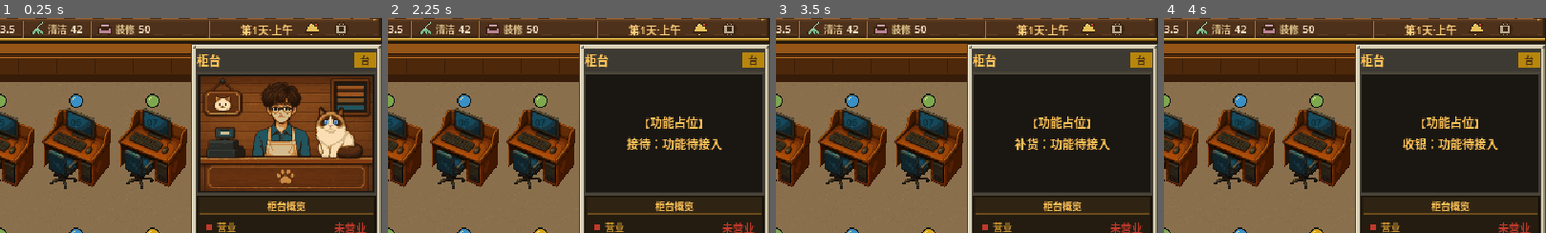
Above: before the commit, frames 1-4 (left to right).
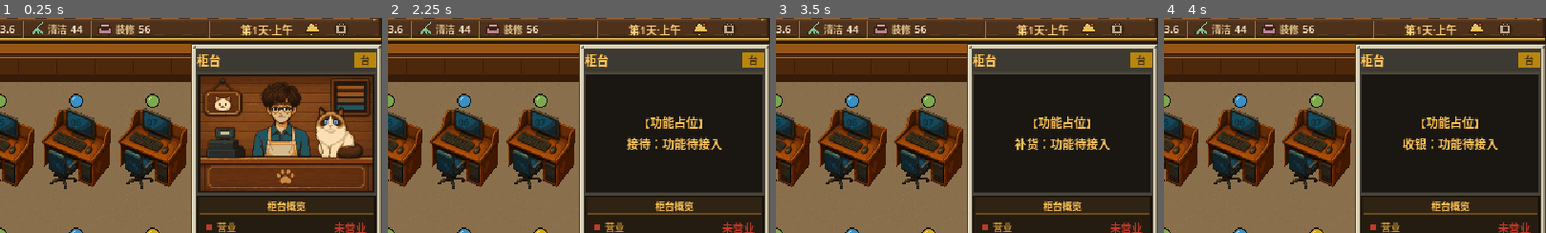
Above: after the commit, the same moments.

Repository: knightmiao/internet-cafe-godot
Game: Godot game, scene res://scenes/main.tscn
Same seed, same stepped clock (60 frames per second), same inputs: the game is played once before the commit and once after it.
Inputs:
- Up to frame 1 (0.25 s): no input
- Up to frame 2 (2.25 s): click "开店" at 0.5 s; click "打烊" at 1.25 s; click "接待" at 2 s
- Up to frame 3 (3.5 s): click "补货" at 2.75 s
- Up to frame 4 (4 s): click "收银" at 3.5 s
The pictures show only the part of the screen within x 50-100%, y 1-51%; the shares and areas given below are measured in that part.

The runs differ from the first frame. In frame 1, less than 0.1% of the frame differs, in the area x 2-40%, y 3-8%; in frame 2, less than 0.1%; in frame 3, less than 0.1%; in frame 4, less than 0.1%.

Commit message:
接入右栏装修目录与经营反馈
升级模块进入槽位预览，右栏可轮播兼容项目并处理购买、安装、等级、资金和区域锁定状态，安装后同步余额与经营属性。

Co-authored-by: Cursor <cursoragent@cursor.com>

Diff:
--- a/godot/scripts/main.gd
+++ b/godot/scripts/main.gd
@@ -42,6 +42,10 @@
 	"area_preview": "preview",
 	"area_plan": "plan",
 	"area_requirements": "lock",
+	"decor_prev": "plan",
+	"decor_buy_install": "cash",
+	"decor_next": "details",
+	"decor_exit": "remove",
 }
 
 @onready var topbar: PanelContainer = $TopBar
@@ -56,6 +60,10 @@
 var elapsed: float = 0.0
 var selected_kind := "counter"
 var selected_index := -1
+var player_level := 3
+var selected_decor_slot := -1
+var selected_decor_cursor := 0
+var selected_decor_options: Array = []
 
 var title_label: Label
 var badge_label: Label
@@ -104,6 +112,8 @@
 			_show_shelf()
 		"locked":
 			_show_locked("电竞高配区", "成长期装修解锁\n8～12 台 · 单价 +1～2 元/时")
+		"decor_slot":
+			_show_decor_slot(id)
 		_:
 			_show_facility(zone, state)
 
@@ -448,6 +458,114 @@
 	])
 
 
+func _show_decor_slot(slot_index: int, keep_cursor := false) -> void:
+	var slot := stage_controller.get_decor_slot(slot_index)
+	if slot == null:
+		return
+	selected_kind = "decor"
+	selected_index = slot_index
+	selected_decor_slot = slot_index
+	selected_decor_options = stage_controller.get_compatible_decor(slot_index)
+	if selected_decor_options.is_empty():
+		_show_placeholder("该槽位暂无兼容装修")
+		return
+	if not keep_cursor:
+		selected_decor_cursor = 0
+		for i in range(selected_decor_options.size()):
+			if str(selected_decor_options[i]["id"]) == slot.decor_id:
+				selected_decor_cursor = i
+				break
+	selected_decor_cursor = posmod(selected_decor_cursor, selected_decor_options.size())
+	var item: Dictionary = selected_decor_options[selected_decor_cursor]
+	var bonuses: Dictionary = item["bonuses"]
+	var item_id := str(item["id"])
+	title_label.text = str(item["name"])
+	badge_label.text = "装"
+	portrait_texture.texture = load(str(item["portrait"]))
+	portrait_texture.visible = true
+	portrait_label.visible = false
+	_set_overview("%s · %d/%d" % [
+		_slot_type_name(slot.slot_type),
+		selected_decor_cursor + 1,
+		selected_decor_options.size(),
+	], [
+		{"key": "价格", "value": "¥%d" % int(item["price"])},
+		{"key": "装/舒/洁", "value": "+%d/+%d/+%d" % [
+			int(bonuses["decor"]), int(bonuses["comfort"]), int(bonuses["clean"])
+		]},
+		{"key": "声誉/客流", "value": "+%d / +%d" % [
+			int(bonuses["reputation"]), int(bonuses["traffic"])
+		]},
+	])
+	var installed := slot.decor_id == item_id
+	var owned := stage_controller.is_decor_owned(item_id)
+	var block_reason := stage_controller.decor_install_block_reason(
+		slot_index, item_id, player_level
+	)
+	var action_label := "已安装"
+	var action_enabled := false
+	if not block_reason.is_empty():
+		action_label = block_reason
+	elif not installed and owned:
+		action_label = "安装"
+		action_enabled = true
+	elif not installed and money >= float(item["price"]):
+		action_label = "购买 ¥%d" % int(item["price"])
+		action_enabled = true
+	elif not installed:
+		action_label = "资金不足"
+	_set_actions([
+		_action("decor_prev", "上一项"),
+		_action("decor_buy_install", action_label, action_enabled),
+		_action("decor_next", "下一项"),
+		_action("decor_exit", "退出"),
+	])
+
+
+func _slot_type_name(slot_type: String) -> String:
+	match slot_type:
+		"zone_skin":
+			return "区域主题"
+		"service":
+			return "服务升级"
+		"wall":
+			return "墙面装饰"
+		"utility":
+			return "功能设施"
+		_:
+			return "落地装修"
+
+
+func _cycle_decor(step: int) -> void:
+	if selected_decor_options.is_empty():
+		return
+	selected_decor_cursor = posmod(
+		selected_decor_cursor + step, selected_decor_options.size()
+	)
+	_show_decor_slot(selected_decor_slot, true)
+
+
+func _buy_or_install_decor() -> void:
+	if selected_decor_options.is_empty():
+		return
+	var slot := stage_controller.get_decor_slot(selected_decor_slot)
+	var item: Dictionary = selected_decor_options[selected_decor_cursor]
+	var item_id := str(item["id"])
+	if not stage_controller.decor_install_block_reason(
+		selected_decor_slot, item_id, player_level
+	).is_empty():
+		return
+	if not stage_controller.is_decor_owned(item_id):
+		var price := float(item["price"])
+		if money < price:
+			return
+		money -= price
+		stage_controller.mark_decor_owned(item_id)
+	stage_controller.install_decor(slot.slot_id, item_id)
+	_show_decor_slot(selected_decor_slot, true)
+	_update_topbar()
+
+
 func _set_overview(title: String, rows: Array) -> void:
 	overview_title.text = title
 	var row_h := 22 if rows.size() <= 2 else 14
@@ -507,16 +625,24 @@
 		"toggle_shop":
 			is_open = not is_open
 			_show_counter()
+		"decor_prev":
+			_cycle_decor(-1)
+		"decor_buy_install":
+			_buy_or_install_decor()
+		"decor_next":
+			_cycle_decor(1)
+		"decor_exit":
+			stage_controller.set_decor_preview(false)
+			_show_counter()
 		_:
 			_show_placeholder("%s：功能待接入" % action_buttons[index].text)
 
 
 func _open_module(module_id: String, module_name: String) -> void:
 	if module_id == "upgrade":
-		stage_controller.toggle_decor_preview()
+		stage_controller.set_decor_preview(true)
 		_show_placeholder(
-			"装修槽位已%s\n青色虚线为可升级位置"
-			% ("显示" if stage_controller.decor_preview else "隐藏")
+			"选择青色装修槽位\n红色槽位可预览但未解锁"
 		)
 		return
 	_show_placeholder("%s模块待接入\nID: %s" % [module_name, module_id])
@@ -550,9 +676,10 @@
 	topbar.set_money(money)
 	topbar.set_pc(_online_count(), pc_nodes.size())
 	topbar.set_customers(stage_controller.customer_data.size())
-	topbar.set_reputation(3.5)
-	topbar.set_clean(42)
-	topbar.set_decor(50)
+	var bonuses: Dictionary = stage_controller.business_bonuses
+	topbar.set_reputation(3.5 + float(bonuses["reputation"]) * 0.05)
+	topbar.set_clean(42 + int(bonuses["clean"]))
+	topbar.set_decor(50 + int(bonuses["decor"]))
 	topbar.set_time(day, _period())
 
 
